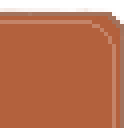
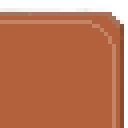
Layered file, before and after one edit (128x128). Changes by layer:
painted on "\ #1" over [120, 24, 124, 128]
